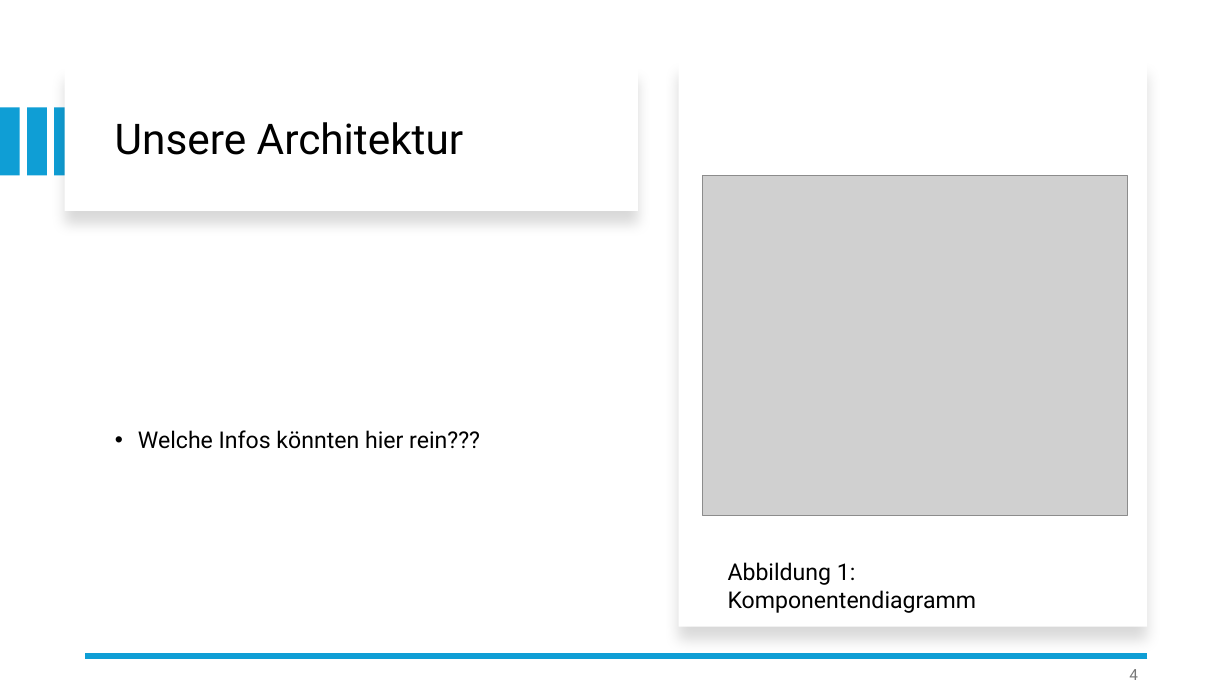
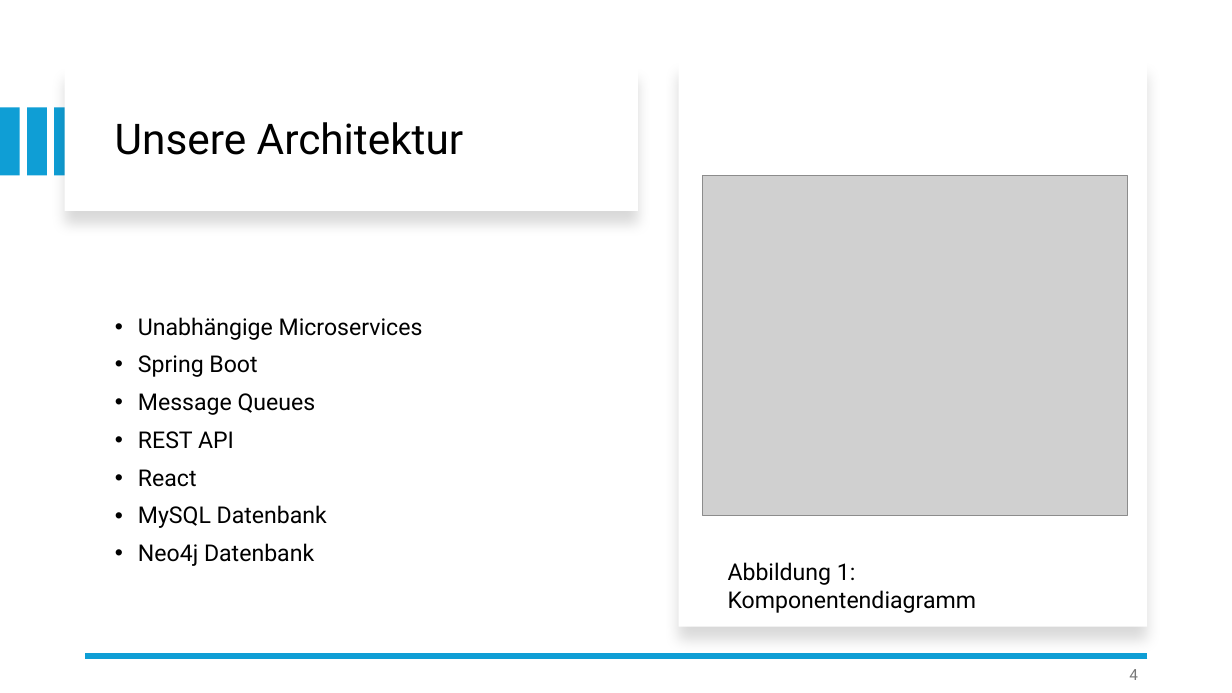
Before and after one commit to dlbuchholz/cinema-management-software, a slide deck: slide 4 of doc/cinema-management-software.pptx. Drawn at 1232x693 pixels with LibreOffice and Linux fonts; fonts in the diff are those of the drawing; grey boxes stand for pictures. Boxes give left, top, right and bottom in pixels: in the first picture for what was removed or moved away, otherwise in the second. Text is boxed around its words. In the diff, an @@ line names an element or a change of style, - is before the commit and + after.

Commit message:
added presentation

```diff
--- a/doc/cinema-management-software.pptx
+++ b/doc/cinema-management-software.pptx
@@ text at (138, 317, 423, 566): text changed @@
-• Welche Infos könnten hier rein???
+• Unabhängige Microservices
+• Spring Boot
+• Message Queues
+• REST API
+• React
+• MySQL Datenbank
+• Neo4j Datenbank
```
Also in this commit, not shown: 3 other slides changed, 4 other files.
